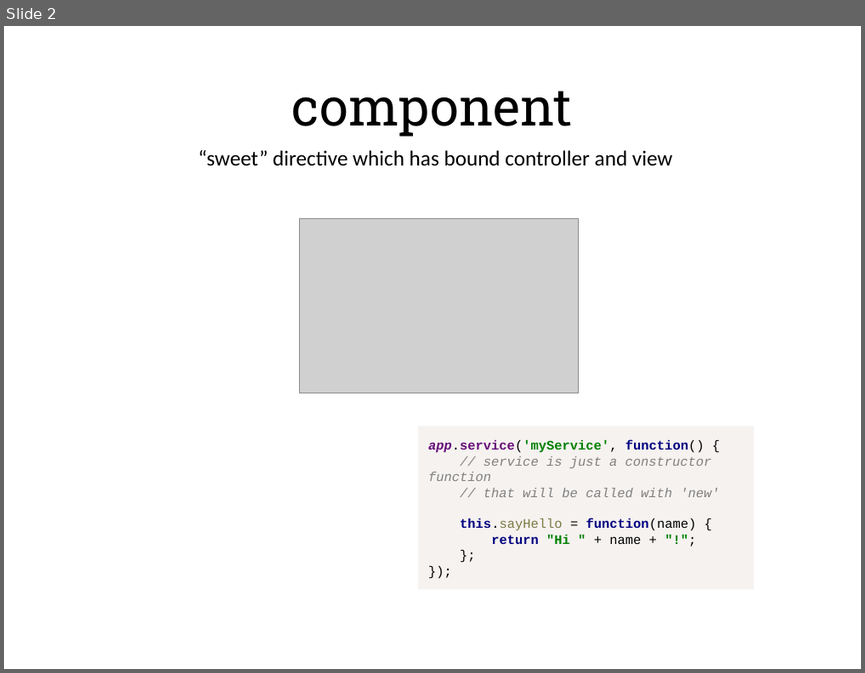
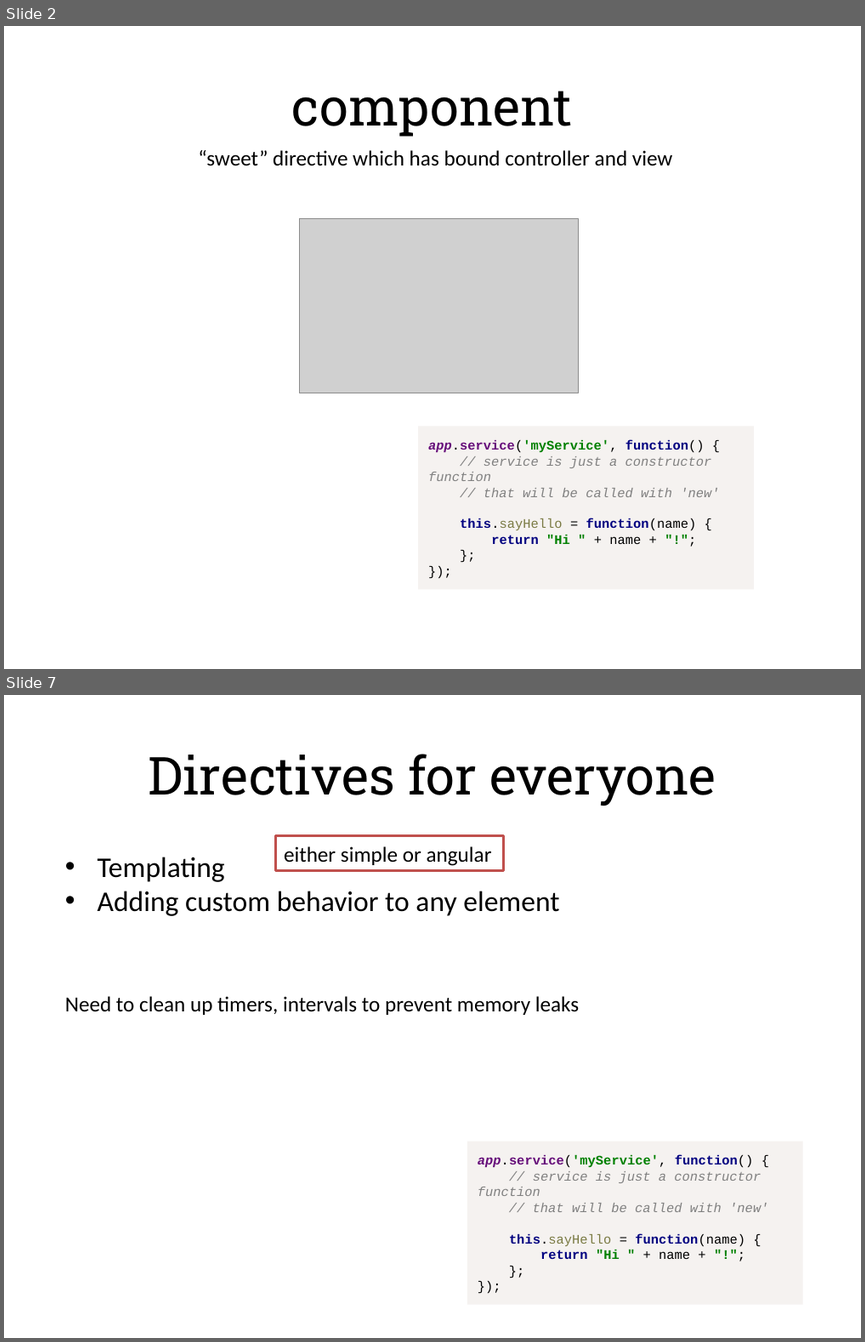
Before and after one commit to alexeymatveevp/angularjs-course, a slide deck: docs/03_directives.pptx. Shown one above the other, each under a label of ours: slide 2 before the commit, slides 2 and 7 after it; the slides between them are not shown. The pictures are 865x673 and 865x1342 pixels, drawn with LibreOffice and Linux fonts; fonts in the diff are those of the drawing; grey boxes stand for pictures. Boxes give left, top, right and bottom in pixels: in the first picture for what was removed or moved away, otherwise in the second. Text is boxed around its words. In the diff, an @@ line names an element or a change of style, - is before the commit and + after.

```diff
--- a/docs/03_directives.pptx
+++ b/docs/03_directives.pptx
@@ slide 7 added at [4, 695, 861, 1338], background #FFFFFF @@
@@ title added at [148, 754, 715, 805], 44 pt, text #000000 @@
+Directives for everyone
@@ rectangle added at [276, 836, 504, 871], fill #FFFFFF, outline #C0504D 2 pt, 18 pt, text #000000 @@
+either simple or angular
@@ text added at [98, 857, 559, 916], 24 pt, text #000000 @@
+• Templating
+• Adding custom behavior to any element
@@ text added at [65, 996, 579, 1015], 18 pt, text #000000 @@
+Need to clean up timers, intervals to prevent memory leaks
@@ rectangle added at [467, 1141, 803, 1304], fill #F5F2F0, 11 pt, text #808080 @@
+app.service('myService', function() {
+// service is just a constructor function
+// that will be called with 'new'
+this.sayHello = function(name) {
+return "Hi " + name + "!";
+};
+});
```
Also in this commit, not shown: 4 other slides added, 12 other files.
